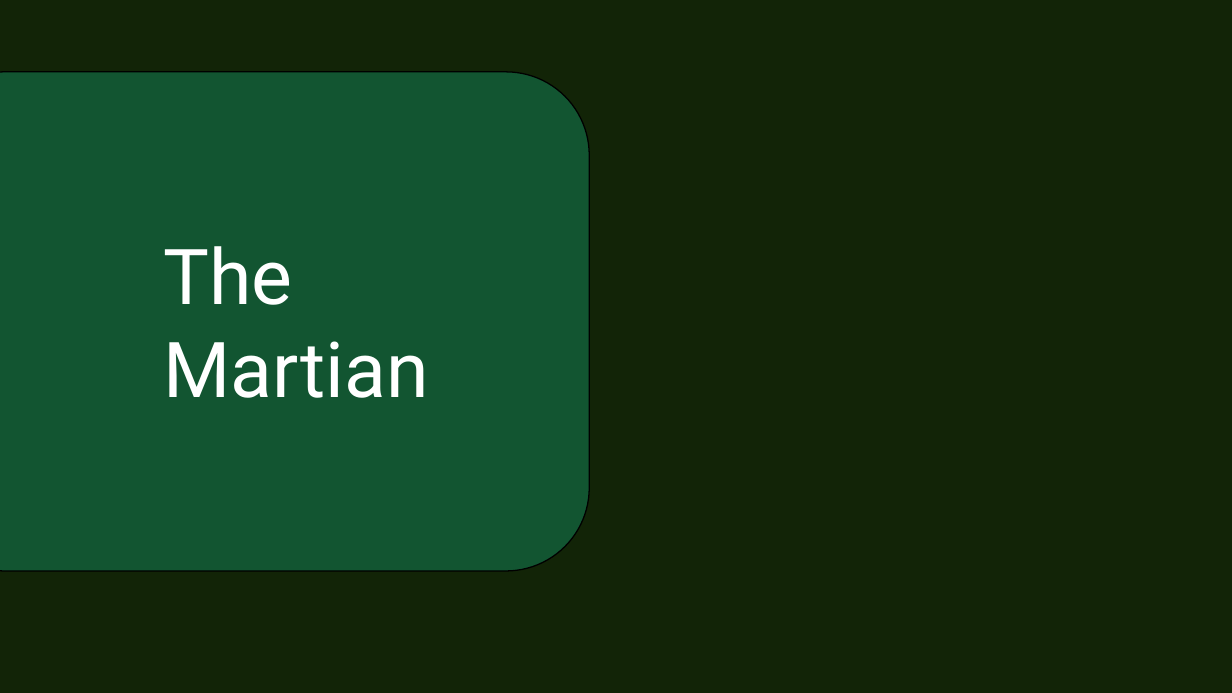
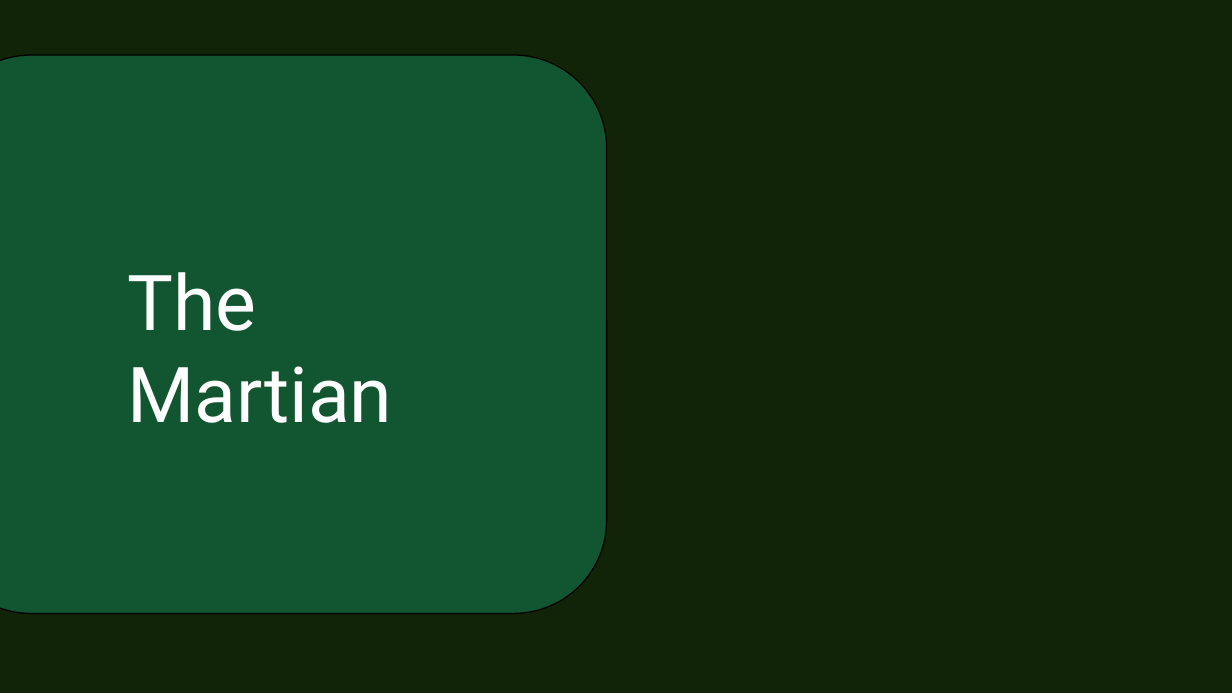
Before and after one commit to mrassk/mrassk.github.io, a slide deck: slide 1 of martian.pptx. Drawn at 1232x693 pixels with LibreOffice and Linux fonts; fonts in the diff are those of the drawing. Boxes give left, top, right and bottom in pixels: in the first picture for what was removed or moved away, otherwise in the second. Text is boxed around its words. In the diff, an @@ line names an element or a change of style, - is before the commit and + after.

```diff
--- a/martian.pptx
+++ b/martian.pptx
@@ rounded rectangle: place and size @@
-rounded rectangle at <box>0,72,589,571</box>
+rounded rectangle at <box>0,55,606,614</box>
@@ text "The Martian": place and size @@
-text "The Martian" at <box>163,246,428,398</box>
+text "The Martian" at <box>127,272,392,423</box>
```
Also in this commit, not shown: 6 other slides changed.
